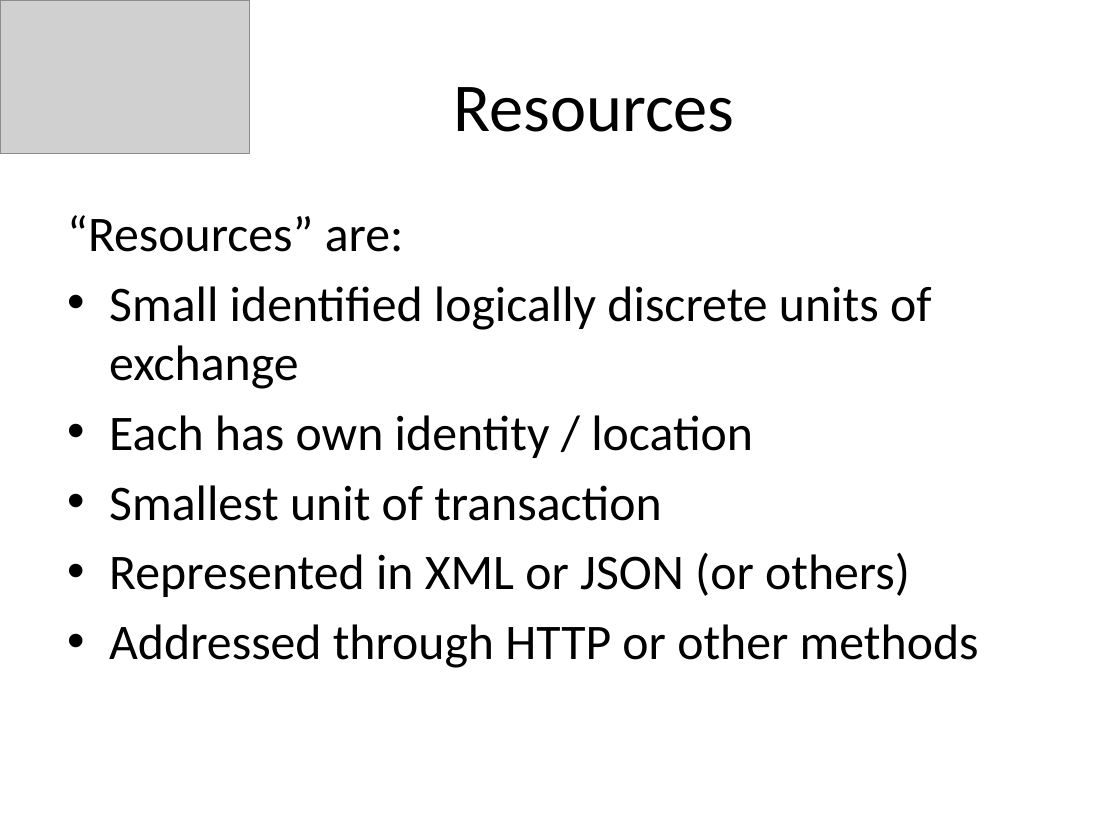
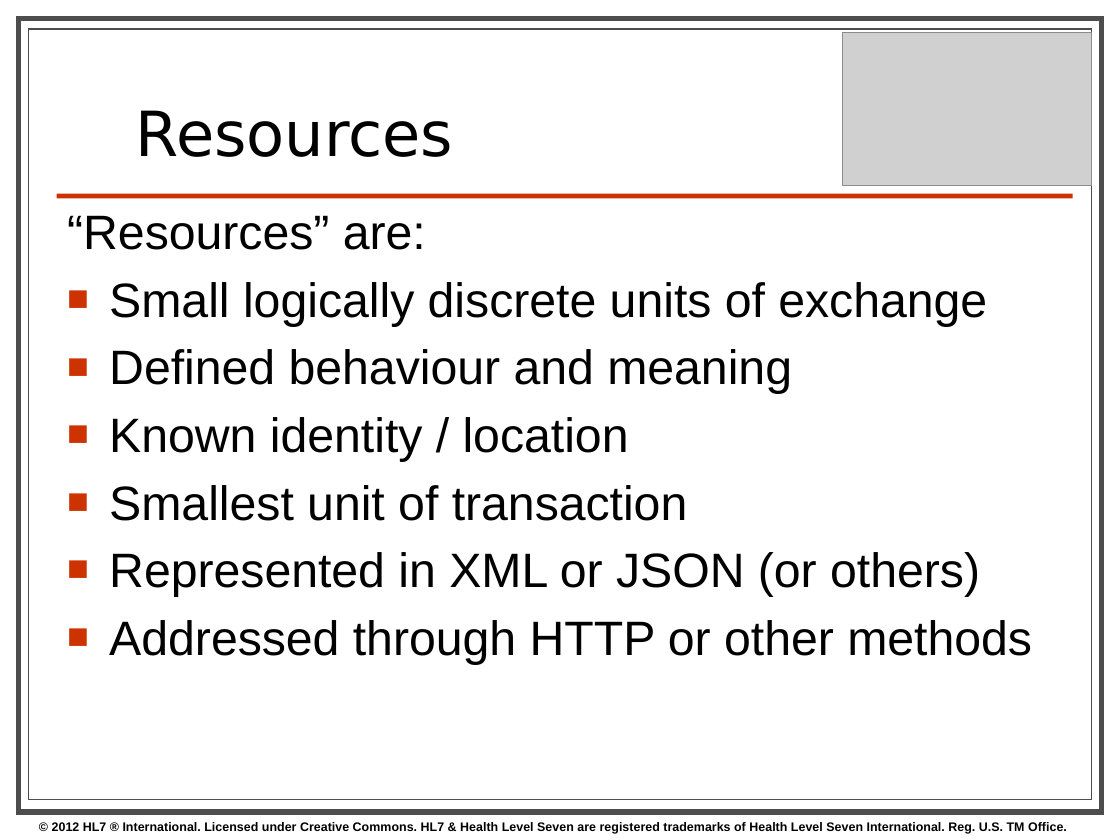
Before and after one commit to vista-novo/fhir, a slide deck: slide 6 of presentations/2012 Dec Webinar/FHIR Webinar.pptx (slide 5 before the commit). Drawn at 1120x840 pixels with LibreOffice and Linux fonts; fonts in the diff are those of the drawing; grey boxes stand for pictures; background and template pictures are left out. Boxes give left, top, right and bottom in pixels: in the first picture for what was removed or moved away, otherwise in the second. Text is boxed around its words. In the diff, an @@ line names an element or a change of style, - is before the commit and + after.

```diff
--- a/presentations/2012 Dec Webinar/FHIR Webinar.pptx
+++ b/presentations/2012 Dec Webinar/FHIR Webinar.pptx
@@ rectangle added at (x1=19, y1=19, x2=1102, y2=812), fill #FFFFFF, outline #4D4D4D 3.5 pt @@
@@ rectangle added at (x1=28, y1=29, x2=1091, y2=800), fill #FFFFFF, outline #4D4D4D 0.75 pt @@
@@ title "Resources" at (x1=136, y1=110, x2=453, y2=157): size 44 to 40 pt, font Calibri to DejaVu Sans; alignment centre to left; line spacing 1 to 0.8; vertical alignment middle to bottom @@
@@ picture moved from (x1=0, y1=0, x2=250, y2=153) to (x1=842, y1=32, x2=1092, y2=186) @@
@@ line added from (57, 196) to (1073, 196), #CC3300 3 pt @@
@@ text at (x1=67, y1=215, x2=1032, y2=664): size 32 to 31 pt, font Calibri to Arial in "“Resources” are:", "Smallest unit of transaction", "Represented in XML or JSON (or others)", "Addressed through HTTP or other methods"; bullet • to ■ @@
@@ text at (x1=109, y1=282, x2=987, y2=462): text changed; size 32 to 31 pt; font Calibri to Arial @@
-• Small identified logically discrete units of exchange
-• Each has own identity / location
+■ Small logically discrete units of exchange
+■ Defined behaviour and meaning
+■ Known identity / location
@@ text added at (x1=52, y1=822, x2=1067, y2=834), 8 pt, text #000000, bold @@
+© 2012 HL7 ® International. Licensed under Creative Commons. HL7 & Health Level Seven are registered trademarks of Health Level Seven International. Reg. U.S. TM Office.
```
Also in this commit, not shown: 16 other slides changed, 3 slides added, 2 slides removed.
